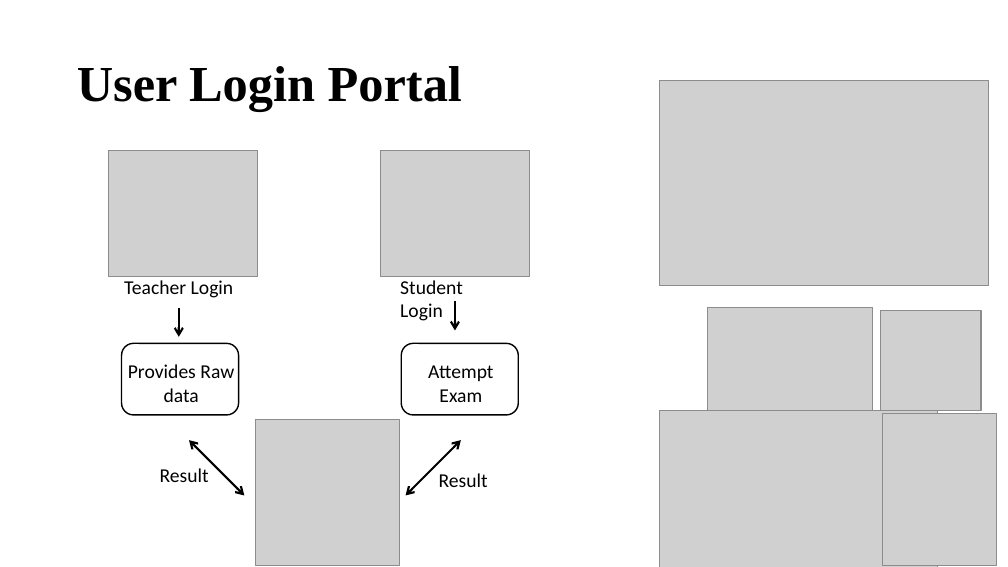
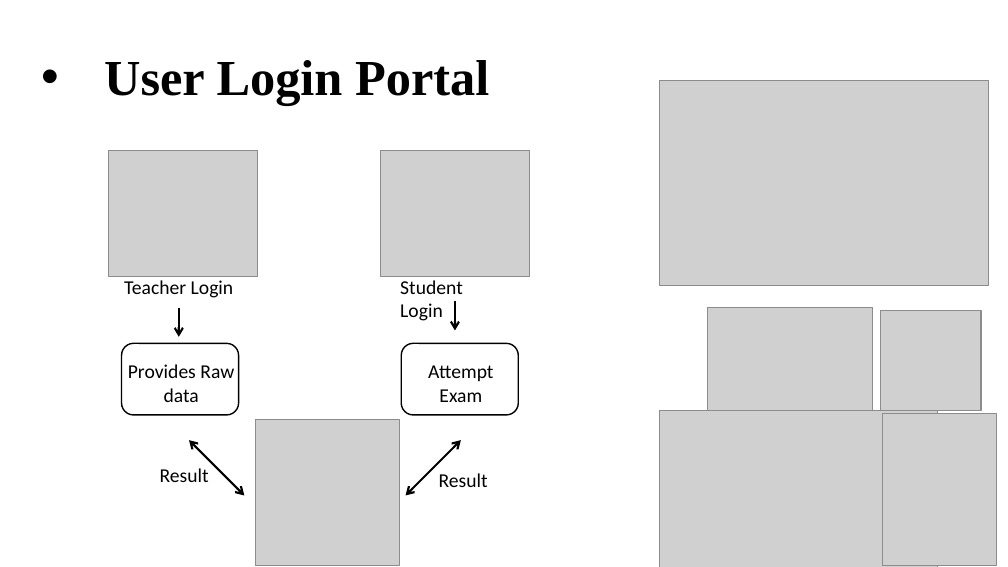
Before and after one commit to imakathuria/Examination-System-PPT, a slide deck: slide 25 of Git_Major.pptx. Drawn at 1008x567 pixels with LibreOffice and Linux fonts; fonts in the diff are those of the drawing; grey boxes stand for pictures. Boxes give left, top, right and bottom in pixels: in the first picture for what was removed or moved away, otherwise in the second. Text is boxed around its words. In the diff, an @@ line names an element or a change of style, - is before the commit and + after.

```diff
--- a/Git_Major.pptx
+++ b/Git_Major.pptx
@@ title "User Login Portal": place and size @@
-title "User Login Portal" at box(77, 66, 462, 111)
+title "User Login Portal" at box(104, 60, 489, 105)
@@ title "User Login Portal" at box(104, 60, 489, 105): bullet none to • @@
```
Also in this commit, not shown: 14 other slides changed, 1 slide added, 1 slide removed.
